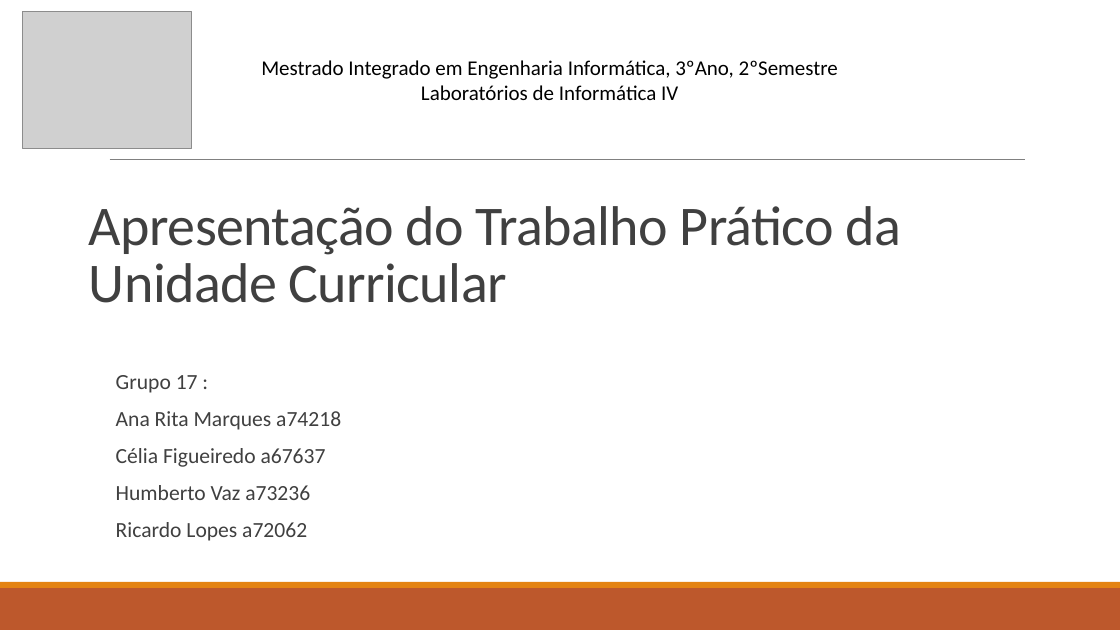
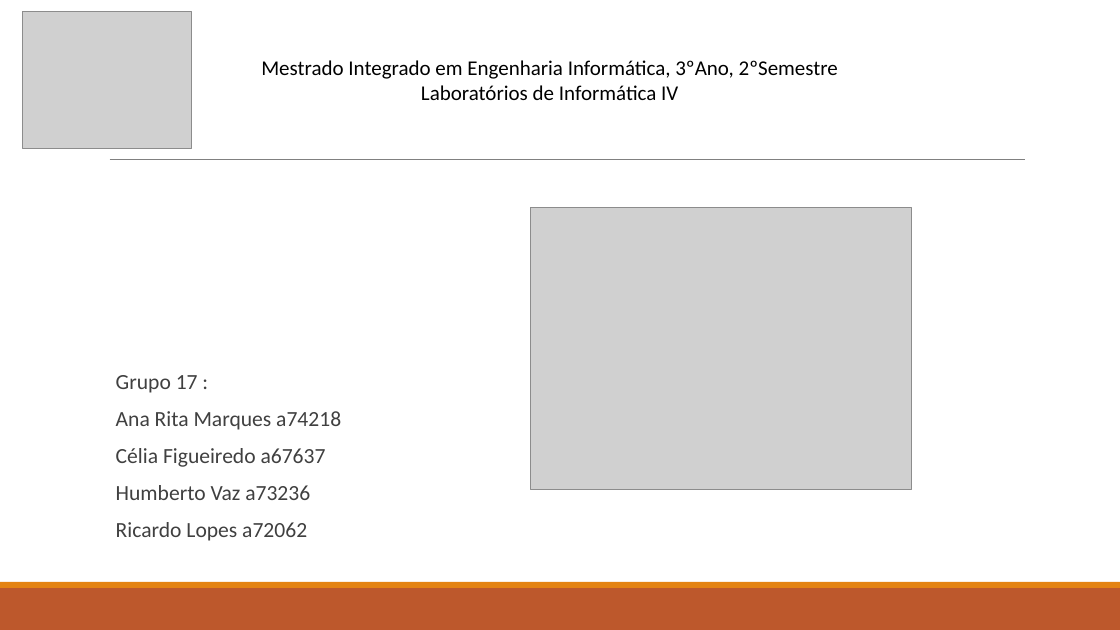
Before and after one commit to natawild/LI4-16-17, a slide deck: slide 14 of Etapa1/Apresentação1fase.pptx. Drawn at 1120x630 pixels with LibreOffice and Linux fonts; fonts in the diff are those of the drawing; grey boxes stand for pictures. Boxes give left, top, right and bottom in pixels: in the first picture for what was removed or moved away, otherwise in the second. Text is boxed around its words. In the diff, an @@ line names an element or a change of style, - is before the commit and + after.

```diff
--- a/Etapa1/Apresentação1fase.pptx
+++ b/Etapa1/Apresentação1fase.pptx
@@ title removed at bbox=[89, 206, 901, 303] @@
-Apresentação do Trabalho Prático da
-Unidade Curricular
@@ picture added at bbox=[531, 208, 912, 490] @@
```
Also in this commit, not shown: 10 other slides changed, 1 slide added, 1 slide removed, 1 other file.
